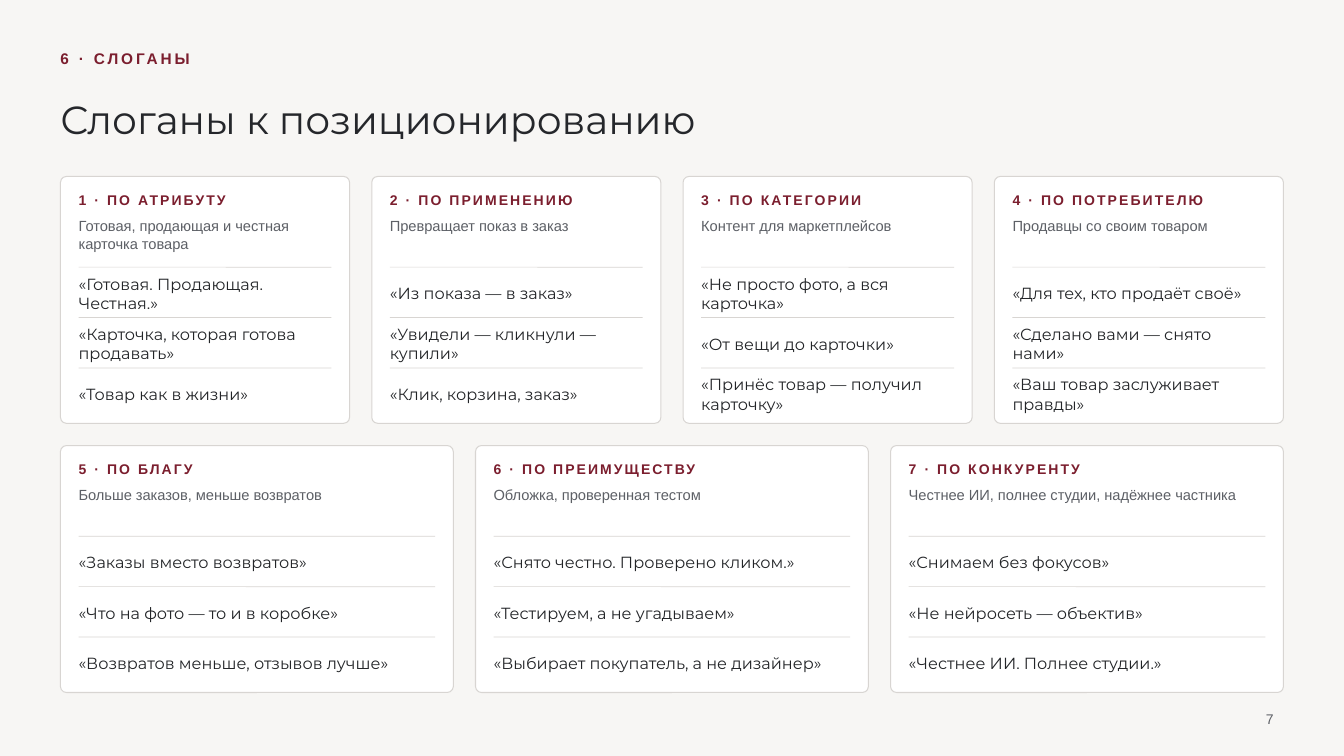
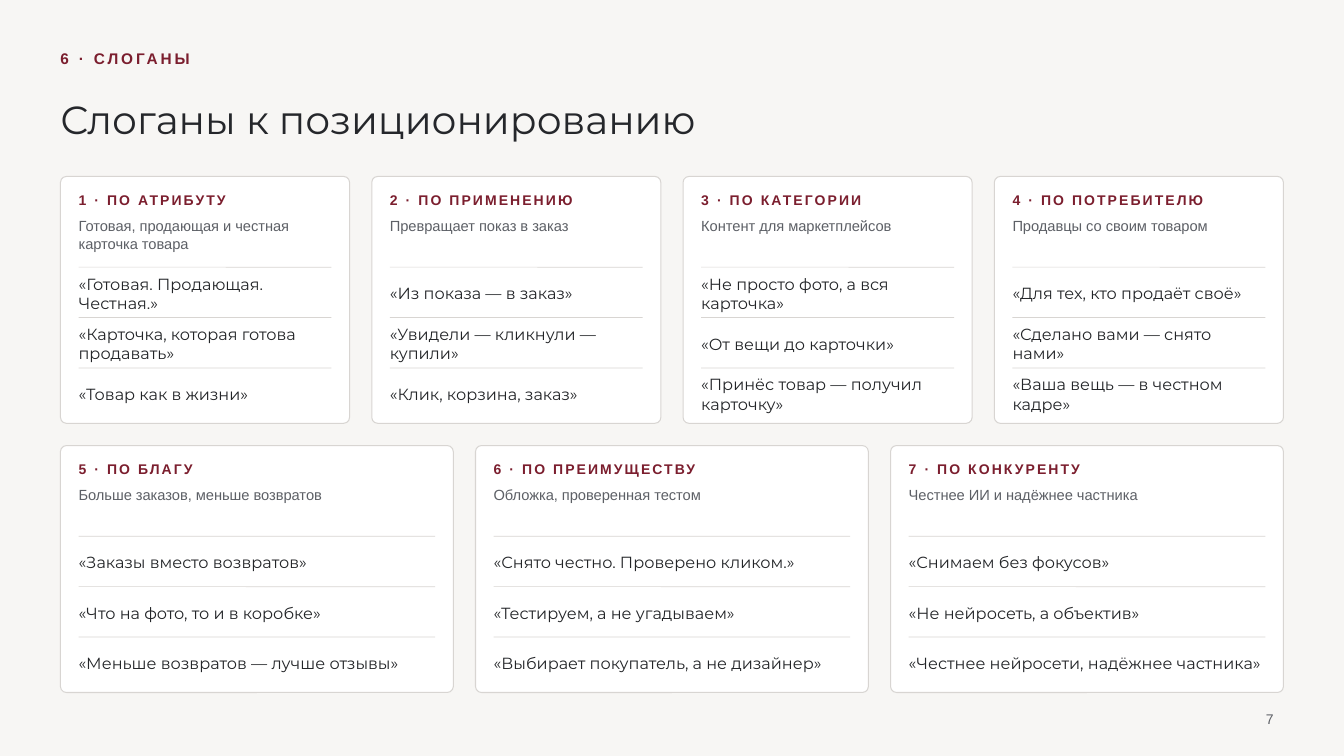
Before and after one commit to frnjuo/brand-photo-studio-, a slide deck: slide 7 of Презентация (редактируемая).pptx. Drawn at 1344x756 pixels with LibreOffice and Linux fonts; fonts in the diff are those of the drawing. Boxes give left, top, right and bottom in pixels: in the first picture for what was removed or moved away, otherwise in the second. Text is boxed around its words. In the diff, an @@ line names an element or a change of style, - is before the commit and + after.

```diff
--- a/Презентация (редактируемая).pptx
+++ b/Презентация (редактируемая).pptx
@@ text at (1013, 378, 1223, 413): text changed @@
-«Ваш товар заслуживает правды»
+«Ваша вещь — в честном кадре»
@@ text at (909, 490, 1138, 503): text changed @@
-Честнее ИИ, полнее студии, надёжнее частника
+Честнее ИИ и надёжнее частника
@@ text at (79, 607, 321, 622): text changed @@
-«Что на фото — то и в коробке»
+«Что на фото, то и в коробке»
@@ text at (909, 607, 1139, 622): text changed @@
-«Не нейросеть — объектив»
+«Не нейросеть, а объектив»
@@ text at (79, 657, 399, 672): text changed @@
-«Возвратов меньше, отзывов лучше»
+«Меньше возвратов — лучше отзывы»
@@ text at (909, 657, 1261, 672): text changed @@
-«Честнее ИИ. Полнее студии.»
+«Честнее нейросети, надёжнее частника»
```
Also in this commit, not shown: 2 other slides changed, 4 other files.
